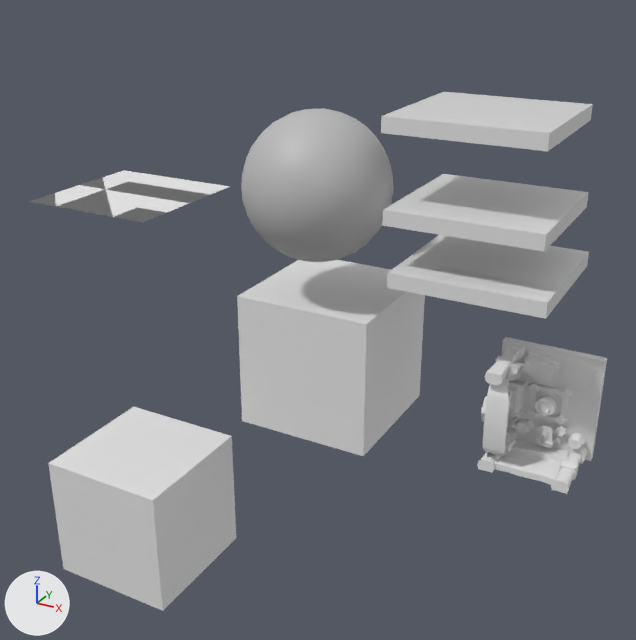
The glTF model scenes/Scene1.gltf, before and after one commit.
The view is the same before and after, from a 50 mm camera at (5.48, -10.45, 5.63) aimed at (0.03, -0.54, 0.68). Lighting does not change. The marker at lower left points along +X, +Y and +Z. The first picture is the older version.
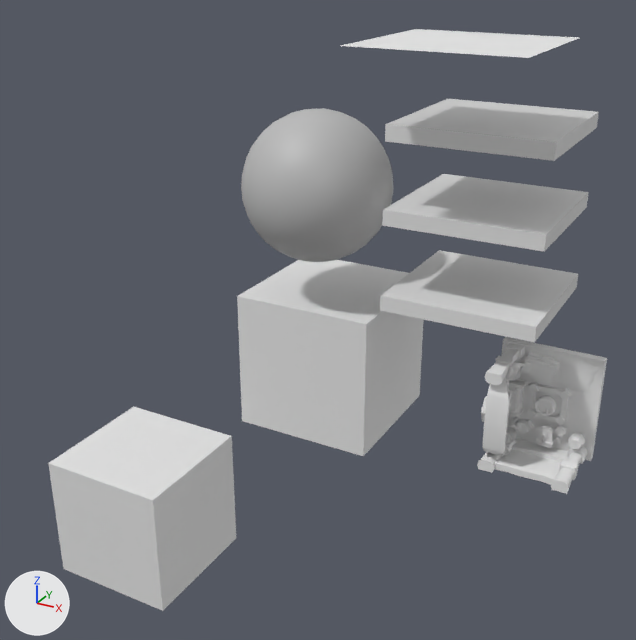
Changed parts and their boxes [x1, y1, x2, y2] in the pictures (636 x 640 px):
'Cube.004', moved: before [387, 235, 589, 319]; after [380, 250, 578, 343]
'Cube.003', moved: before [381, 92, 593, 151]; after [385, 99, 599, 161]
'Plane.001', reshaped, moved, turned, rescaled: before [124, 170, 230, 222]; after [341, 29, 579, 58]
'Plane', moved: before [29, 171, 143, 222]; after [387, 29, 577, 53]

The change, as a list of edits to the scene's bpy script:
```text
Change ob_cube_003:
    ob_cube_003.location: (2.07, 0.12, 3.55) -> (2.18, 0.0, 3.49)
Change ob_cube_004:
    ob_cube_004.location: (2.3, -0.05, 1.68) -> (2.18, 0.0, 1.33)
Change ob_plane:
    ob_plane.location: (-2.73, -1.0, 2.23) -> (2.09, -1.0, 4.56)
Change ob_plane_001:
    ob_plane_001: bpy.data.objects.new('Plane.001', me_plane_001) -> bpy.data.objects.new('Plane.001', me_plane)
    ob_plane_001.location: (-2.73, -1.0, 2.23) -> (2.09, -1.0, 4.56)
    ob_plane_001.rotation_euler: (1.571, 0.0, 0.0) -> (1.571, 0.0, 3.142)  # degrees (90, 0, 0) -> degrees (90, 0, 180)
    ob_plane_001.scale: (1.0, 1.0, 1.0) -> (-1.0, -1.0, -1.0)
```
